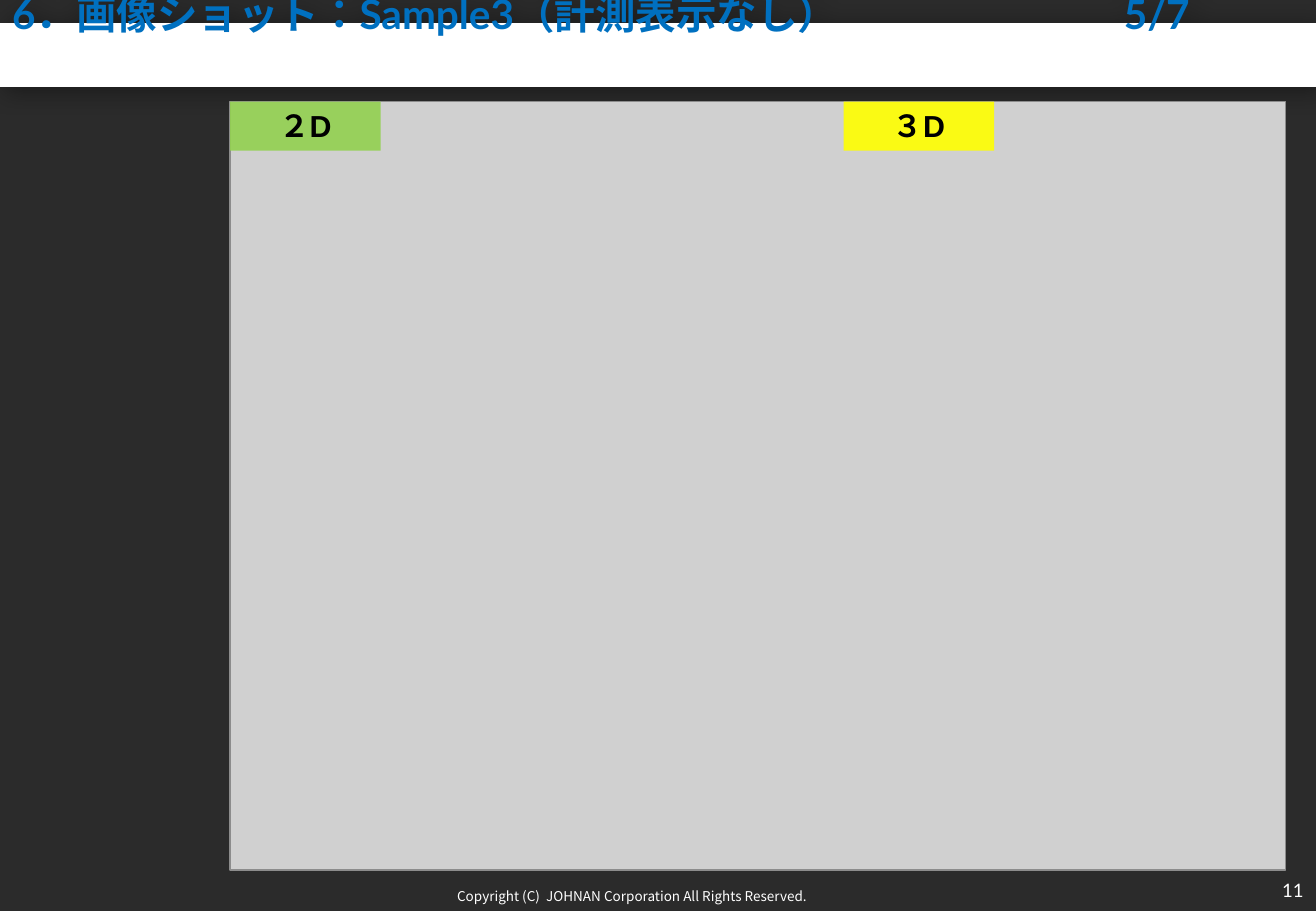
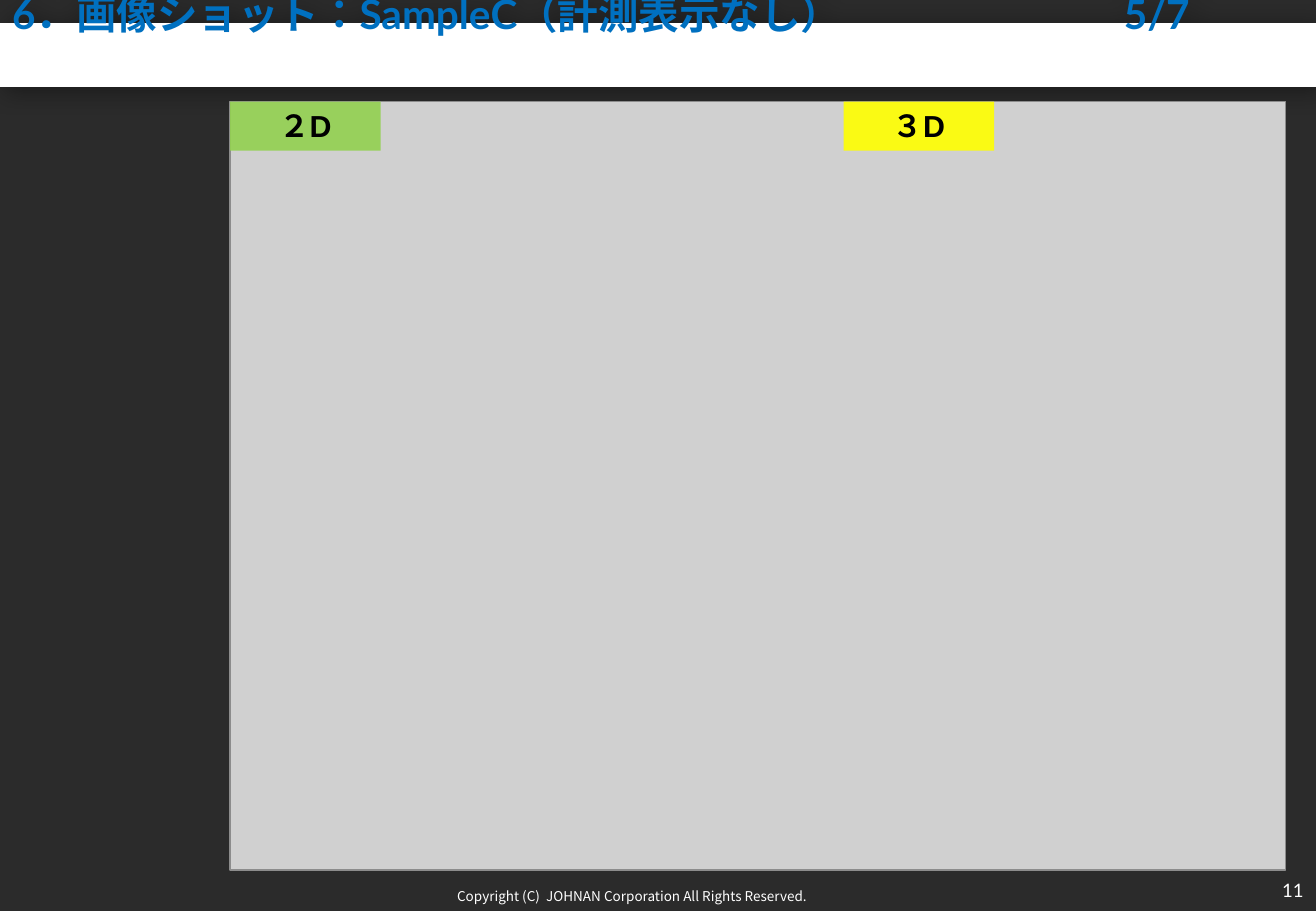
Before and after one commit to ichi123x/make_new_report, a slide deck: slide 12 of 新規_撮影報告書.pptx. Drawn at 1316x911 pixels with LibreOffice and Linux fonts; fonts in the diff are those of the drawing; grey boxes stand for pictures; background and template pictures are left out; a plain dark background stands for a picture behind light text. Boxes give left, top, right and bottom in pixels: in the first picture for what was removed or moved away, otherwise in the second. Text is boxed around its words. In the diff, an @@ line names an element or a change of style, - is before the commit and + after.

```diff
--- a/新規_撮影報告書.pptx
+++ b/新規_撮影報告書.pptx
@@ title at (x1=12, y1=0, x2=1190, y2=38): text changed @@
-6．画像ショット：Sample3（計測表示なし） 5/7
+6．画像ショット：SampleC（計測表示なし） 5/7
```
Also in this commit, not shown: 10 other slides changed, 3 other files.
